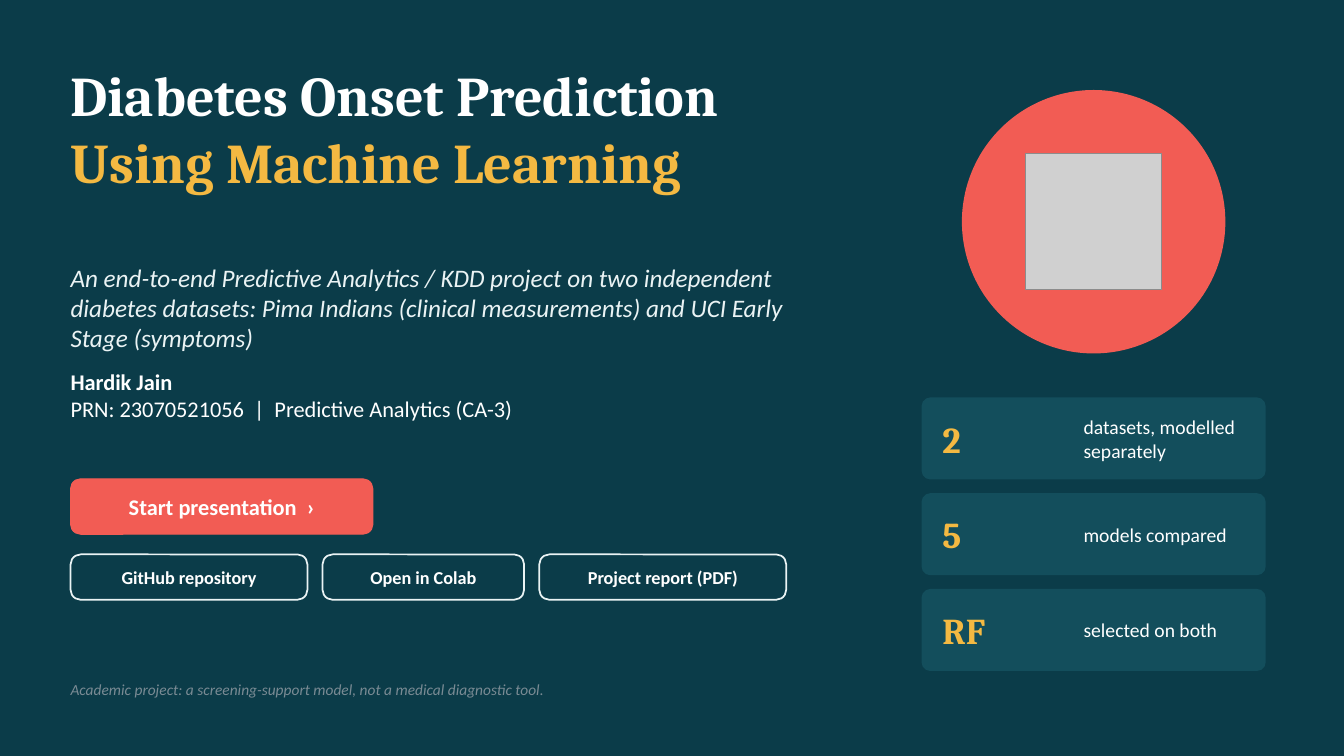
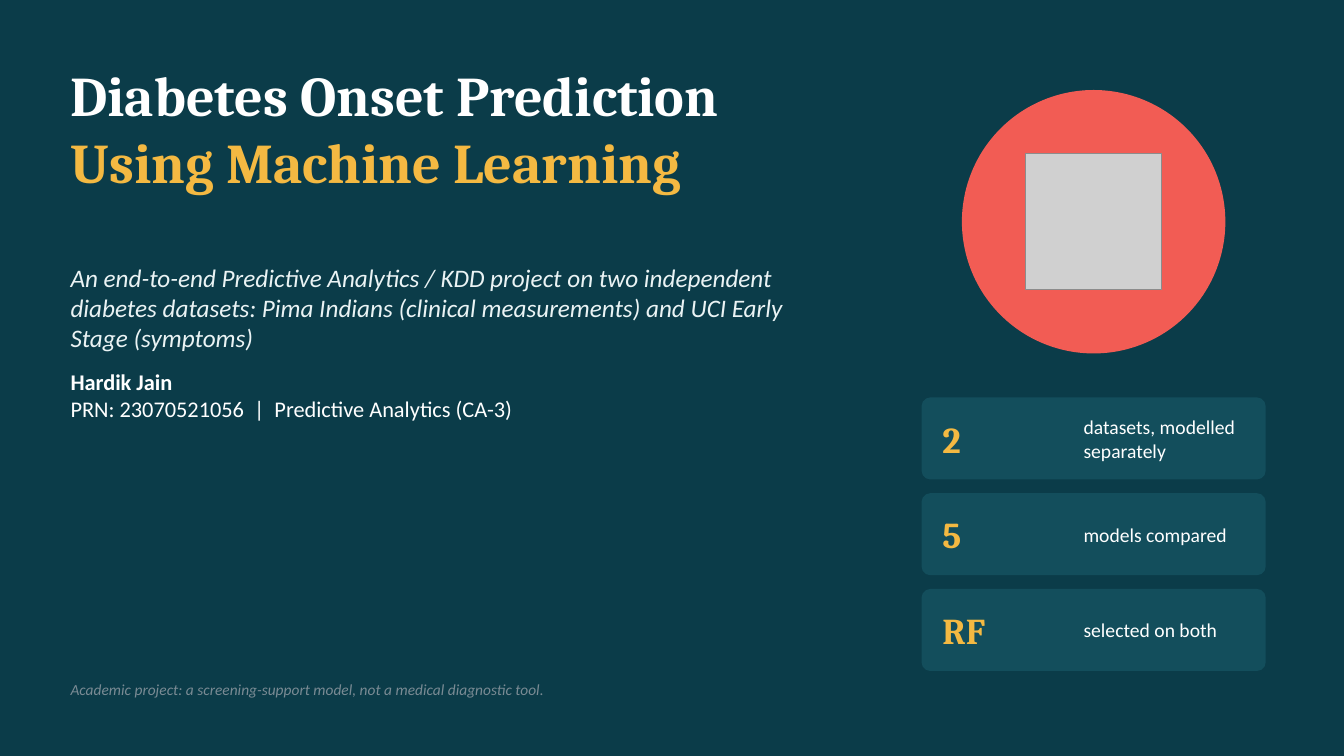
Before and after one commit to hardikjain2005/-Predictive-Analytics-CA-3-Diabetes-Onset-Prediction-Using-Machine-Learning, a slide deck: slide 1 of Diabetes_Onset_Prediction_Presentation .pptx. Drawn at 1344x756 pixels with LibreOffice and Linux fonts; fonts in the diff are those of the drawing; grey boxes stand for pictures. Boxes give left, top, right and bottom in pixels: in the first picture for what was removed or moved away, otherwise in the second. Text is boxed around its words. In the diff, an @@ line names an element or a change of style, - is before the commit and + after.

```diff
--- a/Diabetes_Onset_Prediction_Presentation .pptx
+++ b/Diabetes_Onset_Prediction_Presentation .pptx
@@ rounded rectangle removed at [71, 479, 373, 534] @@
-Start presentation ›
@@ rounded rectangle removed at [71, 555, 308, 600] @@
-GitHub repository
@@ rounded rectangle removed at [323, 555, 524, 600] @@
-Open in Colab
@@ rounded rectangle removed at [539, 555, 786, 600] @@
-Project report (PDF)
```
Also in this commit, not shown: 13 other slides changed.
